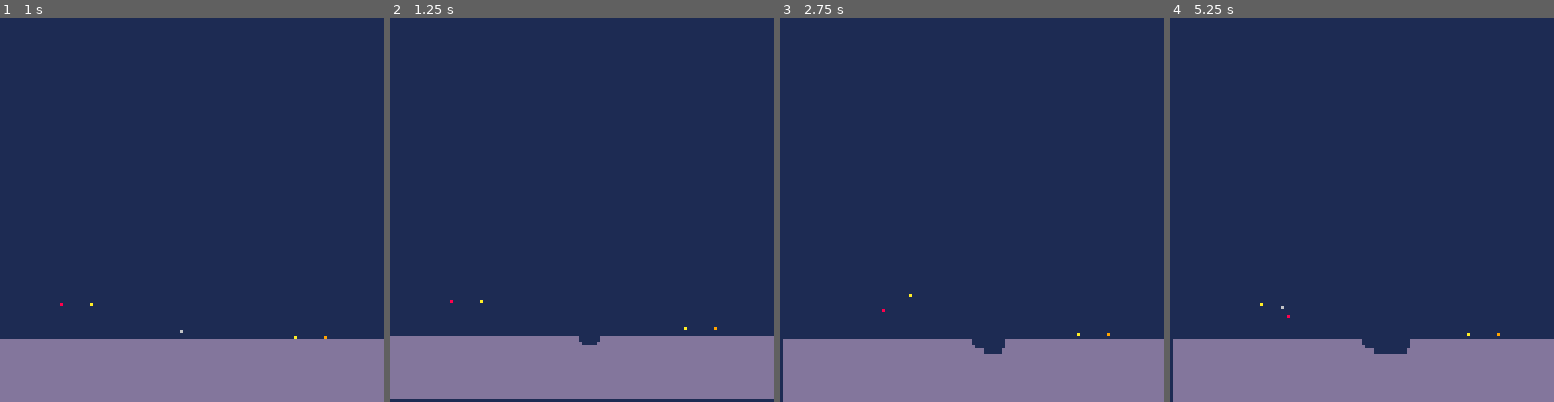
Above: before the commit, frames 1-4 (left to right).
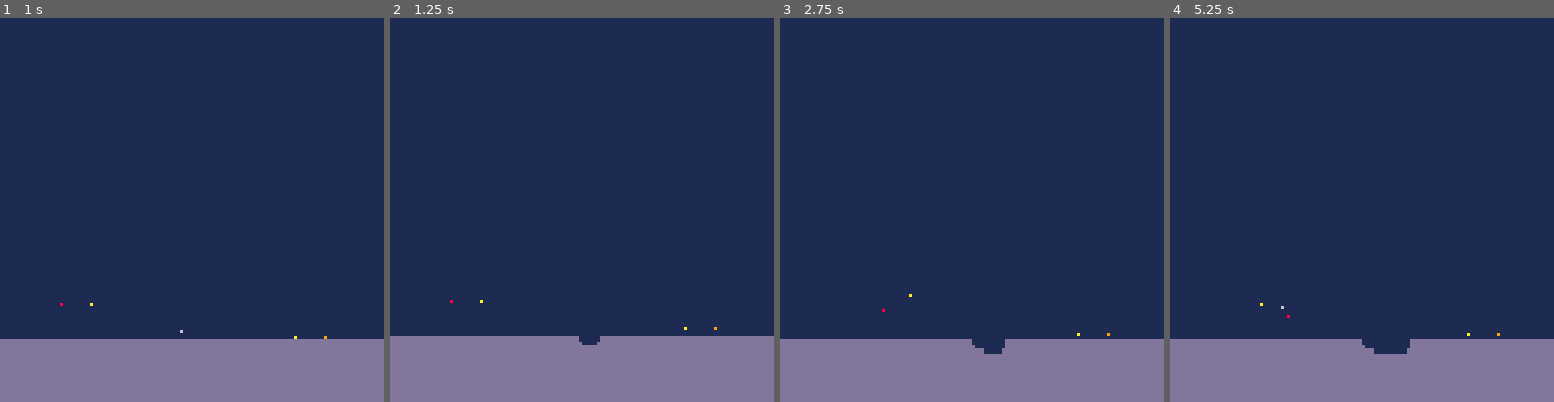
Above: after the commit, the same moments.

Repository: iamapea/miniature_jam
Game: PICO-8 cartridge mini.p8
Two runs of this game, one before a commit and one after it. Both use one fixed random seed, a clock stepped at 60 frames per second and the inputs below.
Inputs:
- Up to frame 1 (1 s): tap X (X key) at 0.33 s; tap O (Z key) at 0.7 s
- Up to frame 2 (1.25 s): tap X (X key) at 1.07 s
- Up to frame 3 (2.75 s): hold Right 1.6-2.1 s; tap O (Z key) at 1.7, 2.1, 2.5 s; tap X (X key) at 1.85 s; hold Up 2.15-2.42 s; hold Right from 2.47 s (still down)
- Up to frame 4 (5.25 s): tap O (Z key) every 0.4 s from 2.9 to 4.9 s; tap X (X key) at 2.97, 4.08, 5.2 s; release Right at 3.03 s; hold Left 3.08-3.58 s; hold Down 3.63-3.97 s; hold Right 4.02-4.68 s; hold Up 4.73-5.03 s; hold Left from 5.08 s (still down)

Frame 1 is identical in both runs. In frame 2, 0.8% of the frame differs, in the area x 0-100%, y 99-100%; in frame 3, 0.1%; in frame 4, 0.1%.

Commit message:
extend ground to cover visible area during screen shake

Diff:
--- a/mini.p8
+++ b/mini.p8
@@ -41,11 +41,11 @@
 function init_ground()
  g = {}
  iy=world_size_y-ground_height
- for i=iy, world_size_y do
+ for i=iy, world_size_y+1 do
   g_row = {}
-  ix = 0
+  ix = -2
   add(g_row,new_ground(ix,i,ground_color))
-  while ix <= world_size_x do
+  while ix <= world_size_x+2 do
    add(g_row,new_ground(ix,i,ground_color))
    ix += 1
   end
